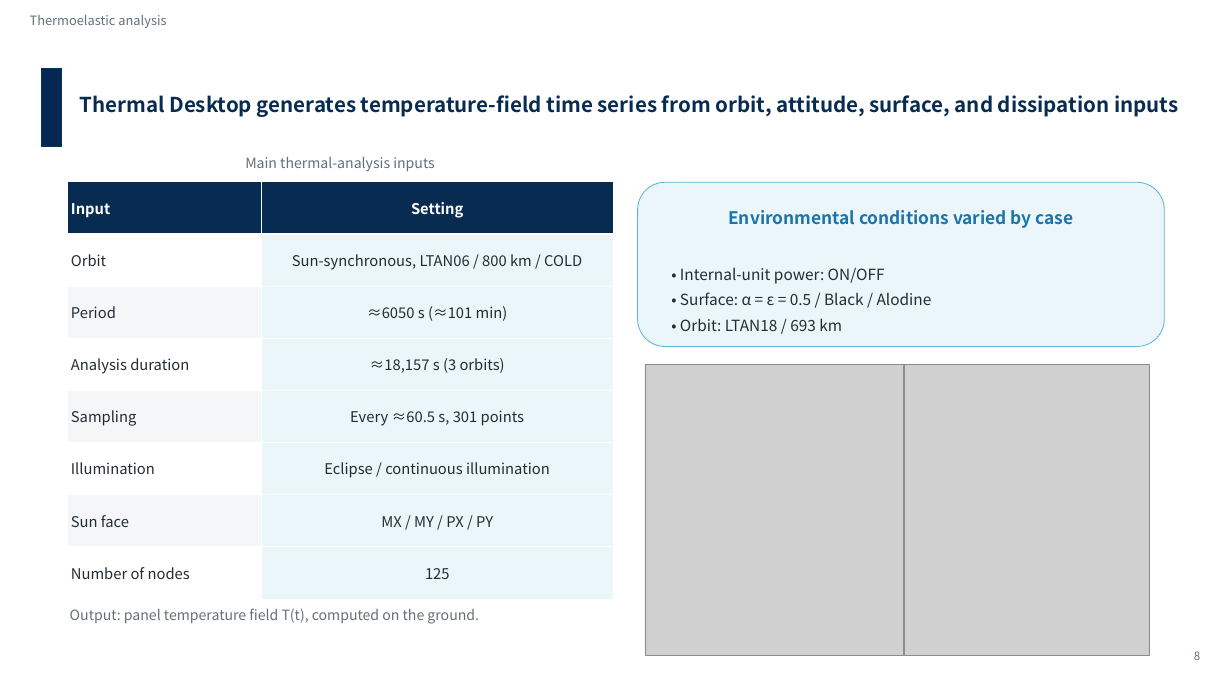
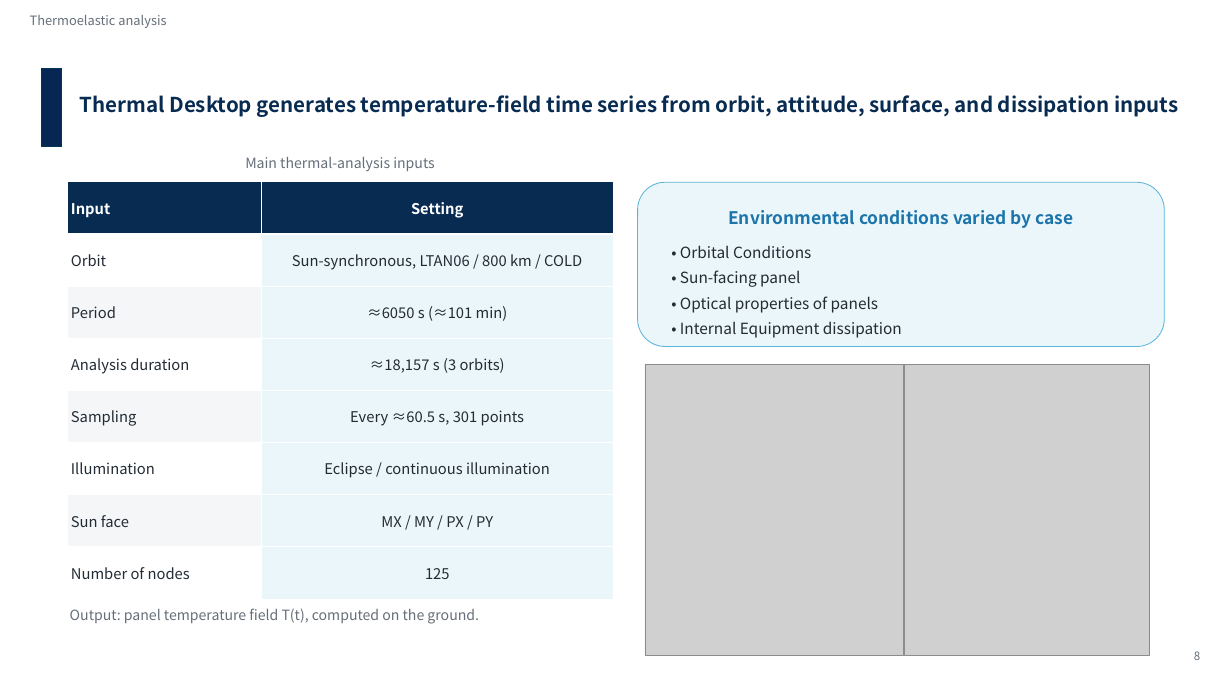
Before and after one commit to Hideki-1029/thermal-deformation-optcomm, a slide deck: slide 9 of papers/ICSO/slides/en_ICSO2026_slides_takamoto.pptx. Drawn at 1232x693 pixels with LibreOffice and Linux fonts; fonts in the diff are those of the drawing; grey boxes stand for pictures; background and template pictures are left out. Boxes give left, top, right and bottom in pixels: in the first picture for what was removed or moved away, otherwise in the second. Text is boxed around its words. In the diff, an @@ line names an element or a change of style, - is before the commit and + after.

```diff
--- a/papers/ICSO/slides/en_ICSO2026_slides_takamoto.pptx
+++ b/papers/ICSO/slides/en_ICSO2026_slides_takamoto.pptx
@@ text at (680, 245, 902, 338): text changed @@
-• Internal-unit power: ON/OFF
-• Surface: α = ε = 0.5 / Black / Alodine
-• Orbit: LTAN18 / 693 km
+• Orbital Conditions
+• Sun-facing panel
+• Optical properties of panels
+• Internal Equipment dissipation
```
Also in this commit, not shown: 14 other slides changed, 1 other file.
